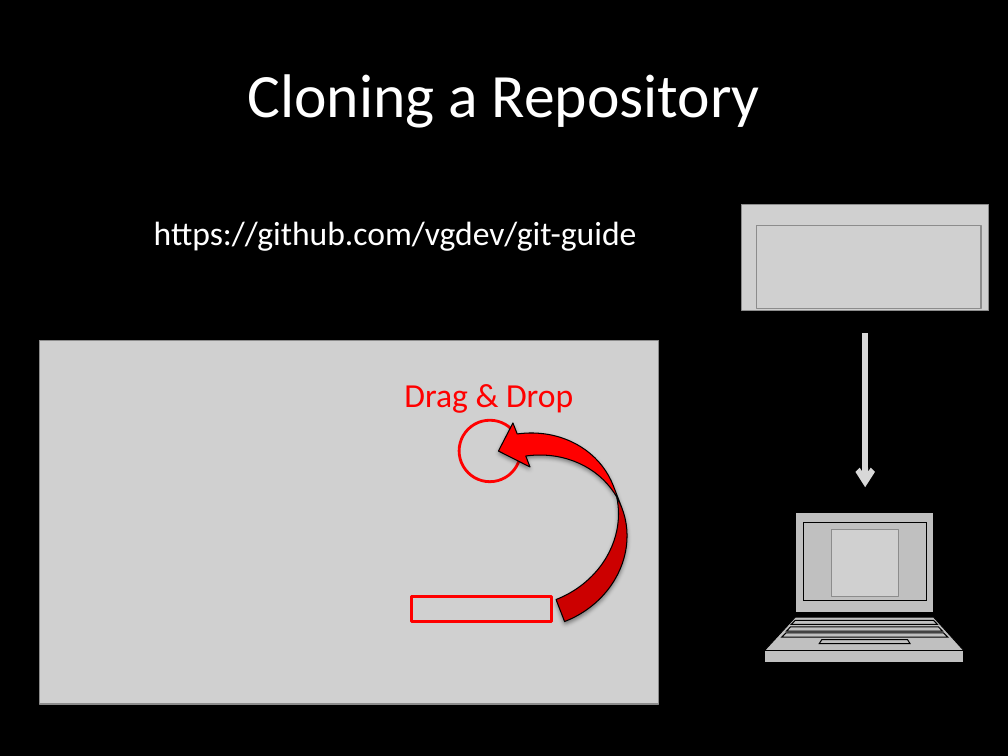
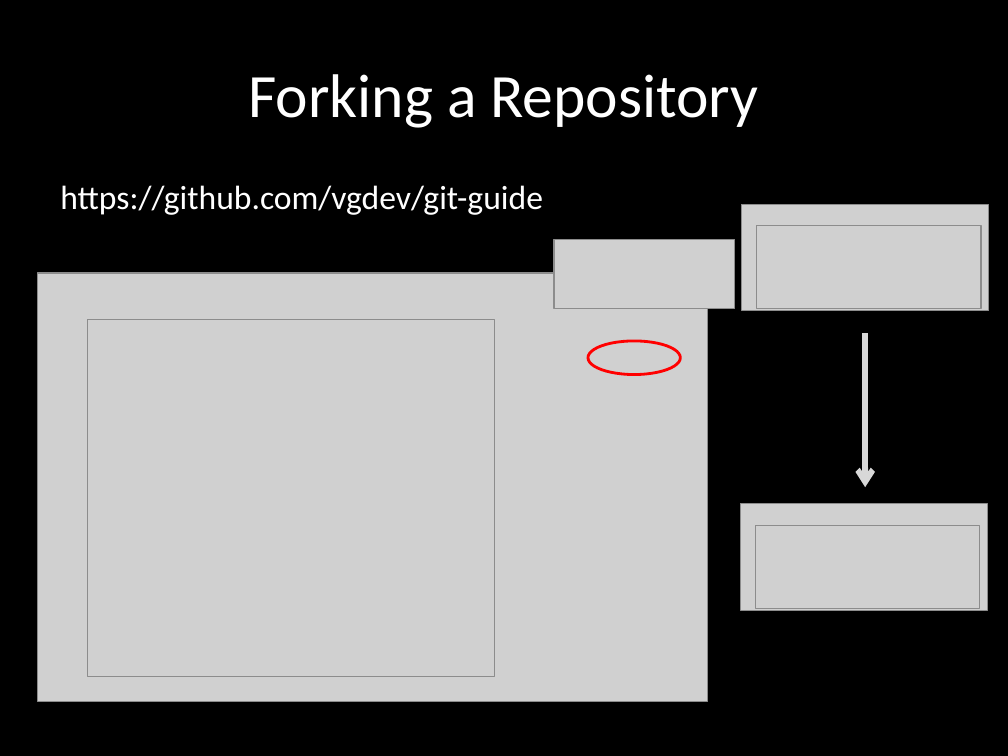
Before and after one commit to vgdev/git-guide, a slide deck: slide 30 of Git.pptx (slide 32 before the commit). Drawn at 1008x756 pixels with LibreOffice and Linux fonts; fonts in the diff are those of the drawing; grey boxes stand for pictures. Boxes give left, top, right and bottom in pixels: in the first picture for what was removed or moved away, otherwise in the second. Text is boxed around its words. In the diff, an @@ line names an element or a change of style, - is before the commit and + after.

Commit message:
Finish PPT

```diff
--- a/Git.pptx
+++ b/Git.pptx
@@ title at bbox=[248, 74, 759, 128]: text changed @@
-Cloning a Repository
+Forking a Repository
@@ text "https://github.com/vgdev/git-guide": place and size @@
-text "https://github.com/vgdev/git-guide" at bbox=[154, 221, 637, 251]
+text "https://github.com/vgdev/git-guide" at bbox=[60, 185, 543, 215]
@@ picture added at bbox=[554, 239, 735, 308] @@
@@ picture: place and size @@
-picture at bbox=[39, 341, 659, 705]
+picture at bbox=[37, 273, 708, 702]
@@ picture added at bbox=[88, 320, 495, 676] @@
@@ ellipse added at bbox=[588, 341, 680, 374], outline #FF0000 2 pt @@
@@ text removed at bbox=[404, 385, 573, 413] @@
-Drag & Drop
@@ curved right arrow removed at bbox=[490, 395, 653, 622] @@
@@ ellipse removed at bbox=[459, 420, 520, 482] @@
@@ picture added at bbox=[740, 504, 987, 610] @@
@@ picture added at bbox=[755, 525, 980, 609] @@
@@ freeform shape removed at bbox=[764, 512, 964, 662] @@
@@ picture removed at bbox=[832, 529, 899, 597] @@
@@ rectangle removed at bbox=[411, 597, 551, 622] @@
```
Also in this commit, not shown: 6 other slides changed, 13 slides added.
